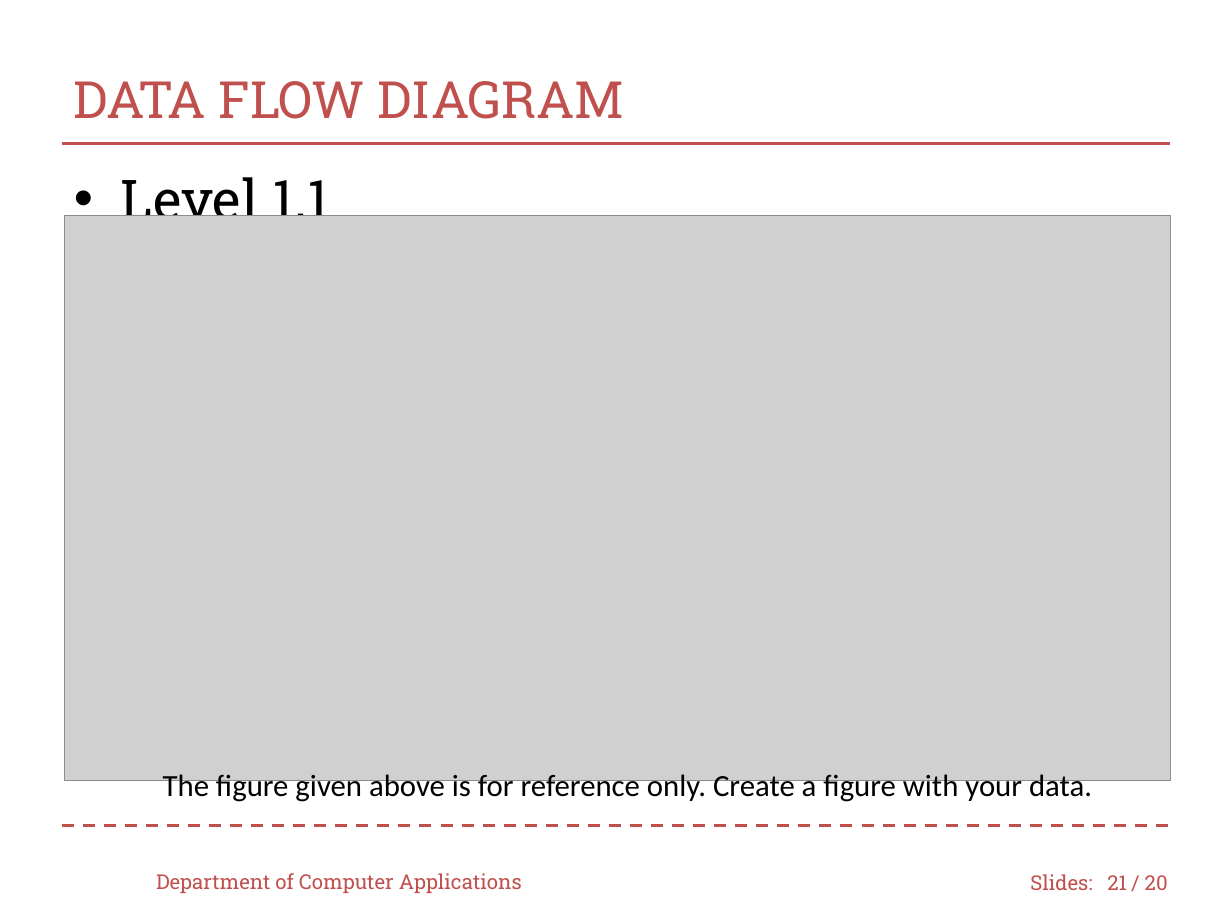
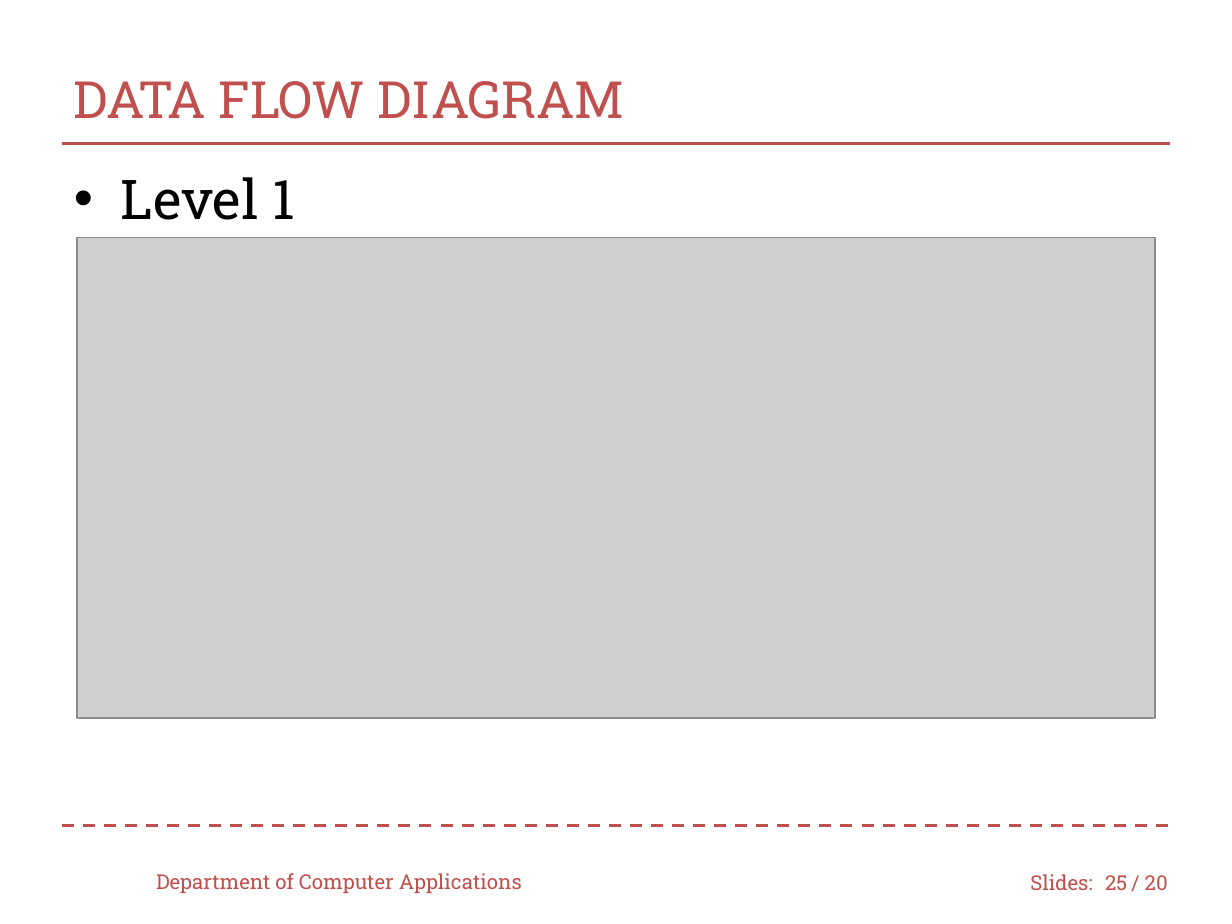
Before and after one commit to muhsina361/THE-COMMERCIAL-VEHICLE-BOOKING, a slide deck: slide 25 of minippt1.pptx (slide 21 before the commit). Drawn at 1232x924 pixels with LibreOffice and Linux fonts; fonts in the diff are those of the drawing; grey boxes stand for pictures; background and template pictures are left out. Boxes give left, top, right and bottom in pixels: in the first picture for what was removed or moved away, otherwise in the second. Text is boxed around its words. In the diff, an @@ line names an element or a change of style, - is before the commit and + after.

```diff
--- a/minippt1.pptx
+++ b/minippt1.pptx
@@ text at box(120, 177, 295, 220): text changed @@
-• Level 1.1
+• Level 1
@@ picture: place and size @@
-picture at box(64, 216, 1170, 780)
+picture at box(76, 238, 1154, 718)
@@ text removed at box(163, 774, 1092, 804) @@
-The figure given above is for reference only. Create a figure with your data.
@@ page number at box(1105, 875, 1127, 890): text changed @@
-21
+25
```
Also in this commit, not shown: 13 other slides changed, 6 slides added.
